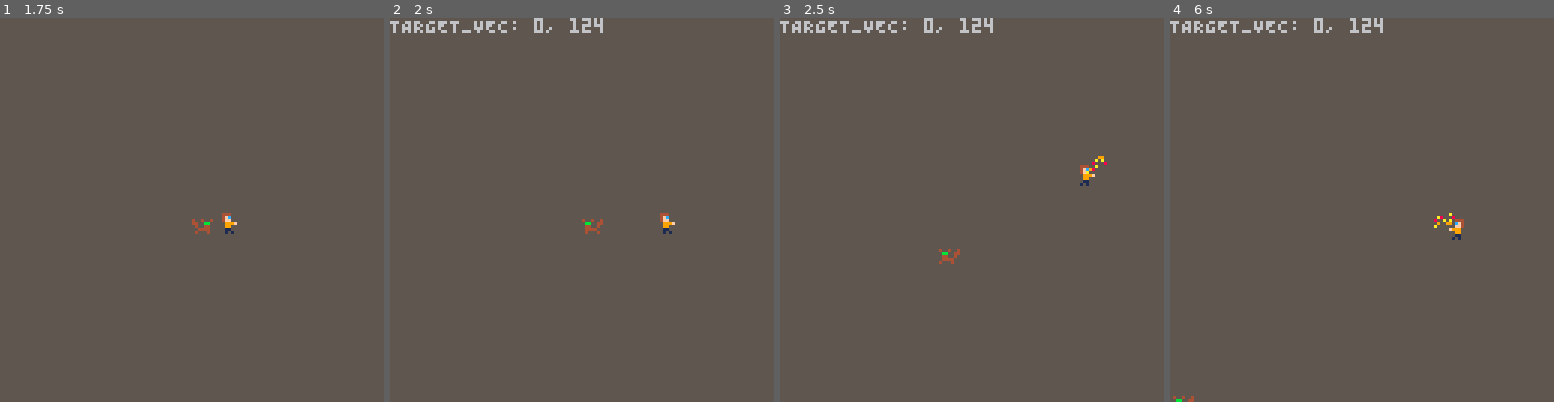
Above: before the commit, frames 1-4 (left to right).
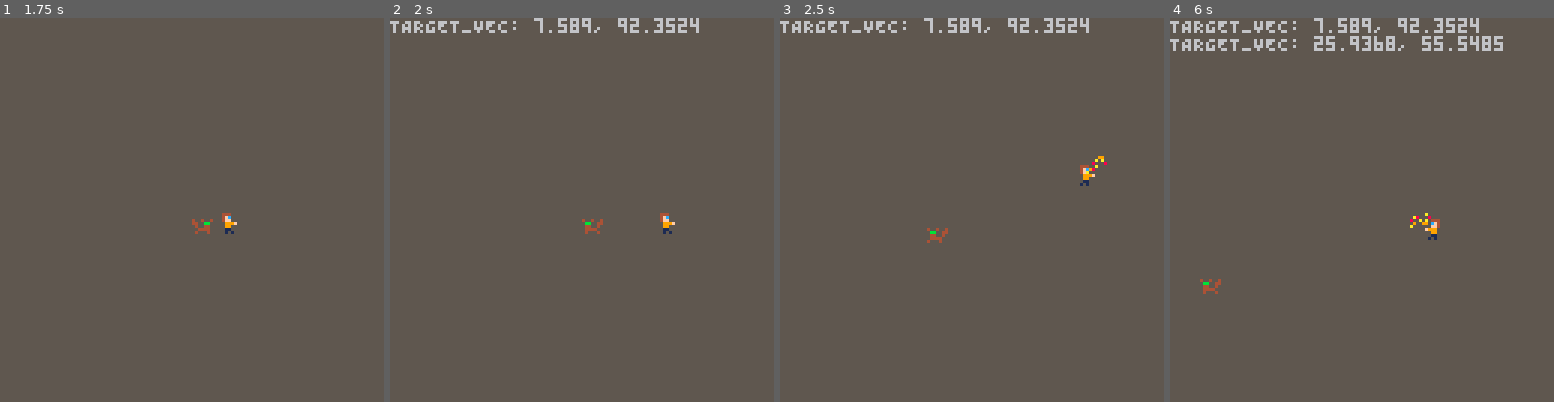
Above: after the commit, the same moments.

Repository: mikemehl/Lure_Squeak
Game: PICO-8 cartridge luresqueak.p8
Two runs of this game, one before a commit and one after it. Both use one fixed random seed, a clock stepped at 60 frames per second and the inputs below.
Inputs:
- Up to frame 1 (1.75 s): tap X (X key) at 0.33, 1.07 s; tap O (Z key) at 0.7, 1.7 s; hold Right from 1.6 s (still down)
- Up to frame 2 (2 s): keep holding Right; tap X (X key) at 1.85 s
- Up to frame 3 (2.5 s): release Right at 2.1 s; tap O (Z key) at 2.1 s; hold Up 2.15-2.42 s; hold Right from 2.47 s (still down)
- Up to frame 4 (6 s): tap O (Z key) every 0.4 s from 2.5 to 5.7 s; tap X (X key) at 2.97, 4.08, 5.2 s; release Right at 3.03 s; hold Left 3.08-3.58 s; hold Down 3.63-3.97 s; hold Right 4.02-4.68 s; hold Up 4.73-5.03 s; hold Left 5.08-5.68 s; hold Down from 5.73 s (still down)

Frame 1 is identical in both runs. In frame 2, 0.7% of the frame differs, in the area x 37-81%, y 0-4%; in frame 3, 0.8%; in frame 4, 2.4%, in the area x 0-87%, y 0-100%.

Commit message:
Better squeak ai.

Diff:
--- a/basic.lua
+++ b/basic.lua
@@ -95,9 +95,9 @@
          components.position[eid].x = components.position[eid].x + components.direction[eid].x * val.val
          components.position[eid].y = components.position[eid].y + components.direction[eid].y * val.val
          if components.position[eid].x < 0 then components.position[eid].x = 0 end
-         if components.position[eid].x > 128 then components.position[eid].x = 128 end
+         if components.position[eid].x > 120 then components.position[eid].x = 120 end
          if components.position[eid].y < 0 then components.position[eid].y = 0 end
-         if components.position[eid].y > 128 then components.position[eid].y = 128 end
+         if components.position[eid].y > 120 then components.position[eid].y = 120 end
       end
    end
 end
--- a/squeak.lua
+++ b/squeak.lua
@@ -40,6 +40,7 @@
 end
 
 function new_affects_squeak(eid)
+    -- TODO: Add a radius of affect
     local a = {
         val = 0.0 -- must be between -1 and 1
     }
@@ -48,68 +49,59 @@
 
 -- squeak ai system
 function squeak_find_target(eid)
-    local target_vec = {x = 0, y = 0}
-    local count = 0
-    local squeak_pos = components.position[eid]
-    local total_squeak_affect = 0
-    for id, val in pairs(components.affects_squeak) do
-        local p = components.position[id]
-        if p then
-            -- construct a vector from squeak to this
-            local v = direction(p, squeak_pos)
-            if v then
-                -- scale by the squeak affect
-                v.x = v.x * val.val
-                v.y = v.y * val.val
-                -- add it to our running counters
-                target_vec.x = target_vec.x + v.x
-                target_vec.y = target_vec.y + v.y
-                count = count + 1
-                total_squeak_affect = total_squeak_affect + val.val
-            end
-        end
-    end
-
-    if count > 0 then
-        -- average them
-        target_vec.x = target_vec.x / count
-        target_vec.y = target_vec.y / count
-        total_squeak_affect = total_squeak_affect / count
-        -- scale by the total squeak affect
-        target_vec.x = target_vec.x
-        target_vec.y = target_vec.y
-    else
-        target_vec.x = rnd(127)
-        target_vec.y = rnd(127)
-    end
-
-    target_vec.x = target_vec.x % 128
-    target_vec.y = target_vec.y % 128
-    return target_vec
+    return {x=rnd(120), y=rnd(120)}
 end
 
 function squeak_ai_plotting(eid)
     local ai = components.squeak_ai[eid]
     assert(ai)
-    local t = squeak_find_target(eid)
-    ai.target_x = (ai.target_x + t.x)
-    ai.target_y = (ai.target_y + t.y)
-
     ai.state_timer = ai.state_timer - 1
 
     if ai.state_timer == 0 then
-        -- target has been a DIRECTION until now!
-        -- transform to a point to reach by scaling by some amount
-        ai.target_x = ai.target_x * (32 + rnd(64))
-        ai.target_y = ai.target_y * (32 + rnd(64))
-        if ai.target_x < 0 then ai.target_x = 0 end
-        if ai.target_y < 0 then ai.target_y = 0 end
-        if ai.target_x > 124 then ai.target_x = 124 end
-        if ai.target_y > 124 then ai.target_y = 124 end
+        local t = squeak_find_target(eid)
+        ai.target_x = t.x
+        ai.target_y = t.y
         dbg:log("TARGET_VEC: "..ai.target_x..", "..ai.target_y)
         ai.state = "moving"
     end
 
+end
+
+function squeak_steering(curr_pos, curr_vel, target)
+    local MAX_STEER = 10
+    local MAX_TGT = 7
+    local steer = {x=0, y=0}
+    local tgt_vel = {x=0, y=0}
+    tgt_vel.x = target.x - curr_pos.x
+    tgt_vel.y = target.y - curr_pos.y
+
+    local m = mag(tgt_vel)
+    if m > MAX_TGT then
+        tgt_vel.x = tgt_vel.x / m * MAX_TGT
+        tgt_vel.y = tgt_vel.y / m * MAX_TGT
+    end
+
+    for id, v in pairs(components.affects_squeak) do
+        local p = components.position[id]
+        assert(p)
+        assert(v)
+        assert(v.val)
+        local s = {x = v.val*(p.x - curr_pos.x), y = v.val*(p.y - curr_pos.y)}
+        steer.x = steer.x + s.x
+        steer.y = steer.y + s.y
+    end
+
+    m = mag(steer)
+    if m > MAX_STEER then
+        steer.x = steer.x / m * MAX_STEER
+        steer.y = steer.y / m * MAX_STEER
+    end
+
+    local r = {x = steer.x + tgt_vel.x, y = steer.y + tgt_vel.y}
+    m = mag(r)
+    r.x = r.x / m
+    r.y = r.y / m
+    return r
 end
 
 function squeak_ai_moving(eid)
@@ -122,7 +114,7 @@
     local targ = {x=ai.target_x, y=ai.target_y}
     local distance = dist(p, targ)
 
-    if distance < 1 then
+    if distance < 8 then
         ai.state = "plotting"
         ai.state_timer = 60
         ai.target_x = -1
@@ -130,7 +122,8 @@
         s.val = 0
         s.active = false
     else
-        local dir = direction(targ, p)
+        local curr_dir = {x=d.x, y=d.y}
+        local dir = squeak_steering(p, curr_dir, {x=ai.target_x, y=ai.target_y})
         d.x = dir.x
         d.y = dir.y
         s.val = 1
--- a/string_toy.lua
+++ b/string_toy.lua
@@ -18,11 +18,20 @@
    components.death_timer[eid].timer = 15
    components.death_timer[eid].step = 1
 
+   assert(new_affects_squeak(eid))
+   components.affects_squeak[eid].val = 0.45
+
    return add_component(eid, "is_string", true)
 end
 
 function update_string_toy_position_system()
     for sid, val in pairs(components.is_string) do
+        local as = components.affects_squeak[sid]
+        if as.val > 0.0 then
+            as.val = as.val - (0.60/60)
+        elseif as.val < 0.0 then
+            as.val = 0.0
+        end
         for pid, val in pairs(components.is_player) do
             local s = components.position[sid]
             local p = components.position[pid]
